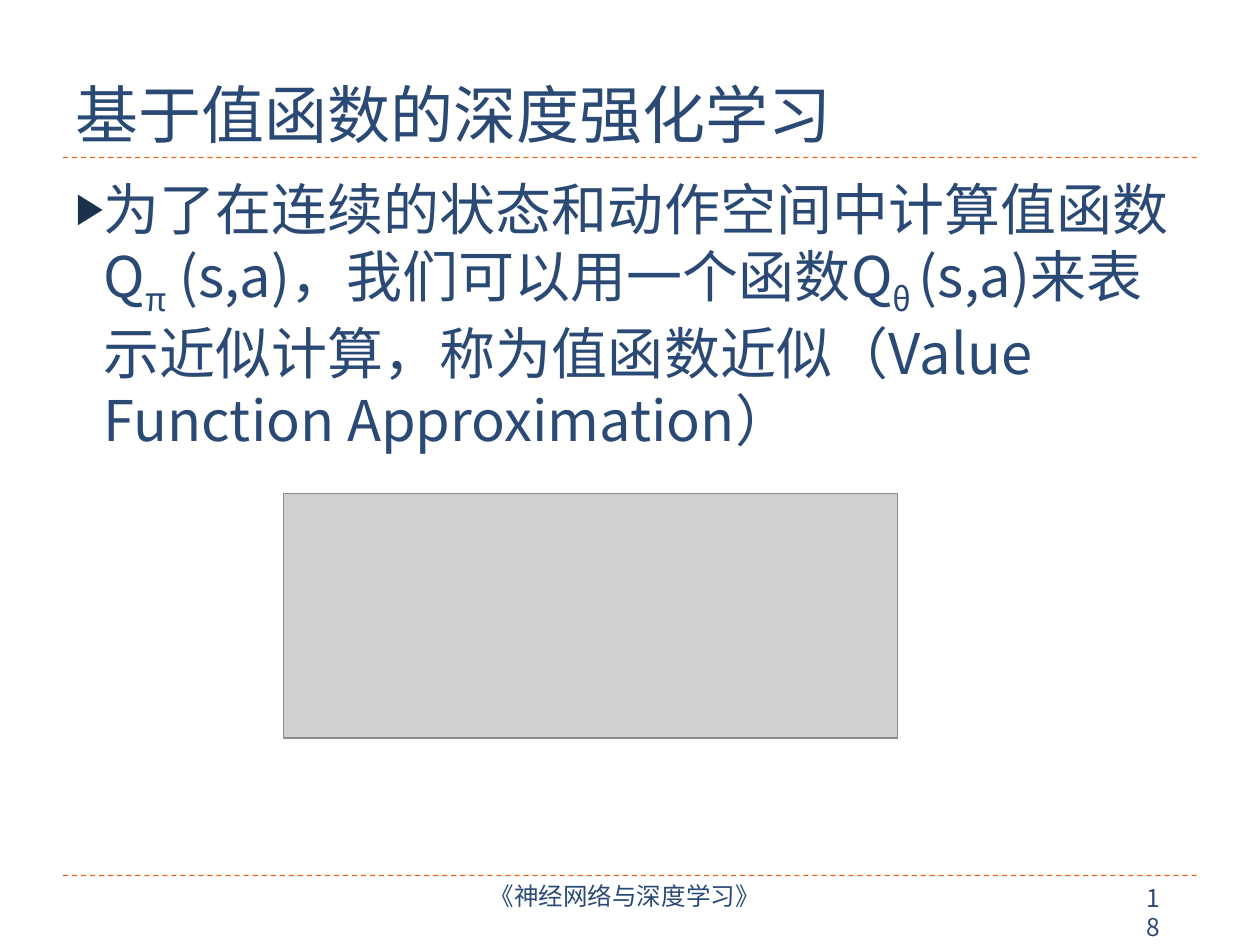
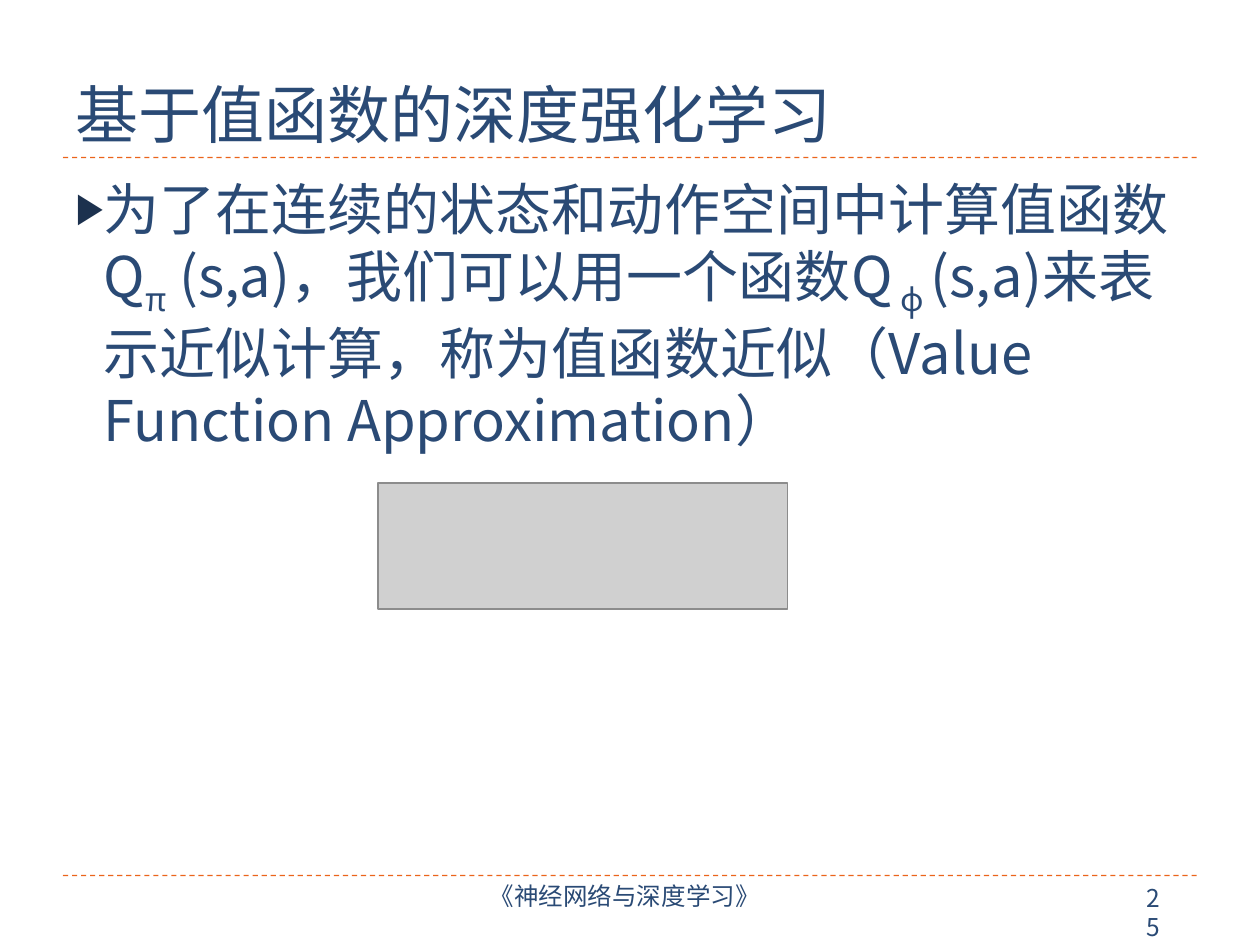
Before and after one commit to nndl/nndl.github.io, a slide deck: slide 25 of ppt/chap-深度强化学习.pptx (slide 18 before the commit). Drawn at 1260x945 pixels with LibreOffice and Linux fonts; fonts in the diff are those of the drawing; grey boxes stand for pictures. Boxes give left, top, right and bottom in pixels: in the first picture for what was removed or moved away, otherwise in the second. Text is boxed around its words. In the diff, an @@ line names an element or a change of style, - is before the commit and + after.

Commit message:
chap-深度信念网络

```diff
--- a/ppt/chap-深度强化学习.pptx
+++ b/ppt/chap-深度强化学习.pptx
@@ text at [104, 182, 1168, 454]: text changed @@
-▶ 为了在连续的状态和动作空间中计算值函数Qπ (s,a)，我们可以用一个函数Qθ (s,a)来表示近似计算，称为值函数近似（Value Function Approximation）
+▶ 为了在连续的状态和动作空间中计算值函数Qπ (s,a)，我们可以用一个函数Q ϕ (s,a)来表示近似计算，称为值函数近似（Value Function Approximation）
@@ picture removed at [284, 494, 897, 738] @@
@@ picture added at [378, 483, 788, 609] @@
@@ page number at [1134, 877, 1186, 920]: text changed @@
-18
+25
```
Also in this commit, not shown: 11 other slides changed, 18 slides added, 4 slides removed, 2 other files.
